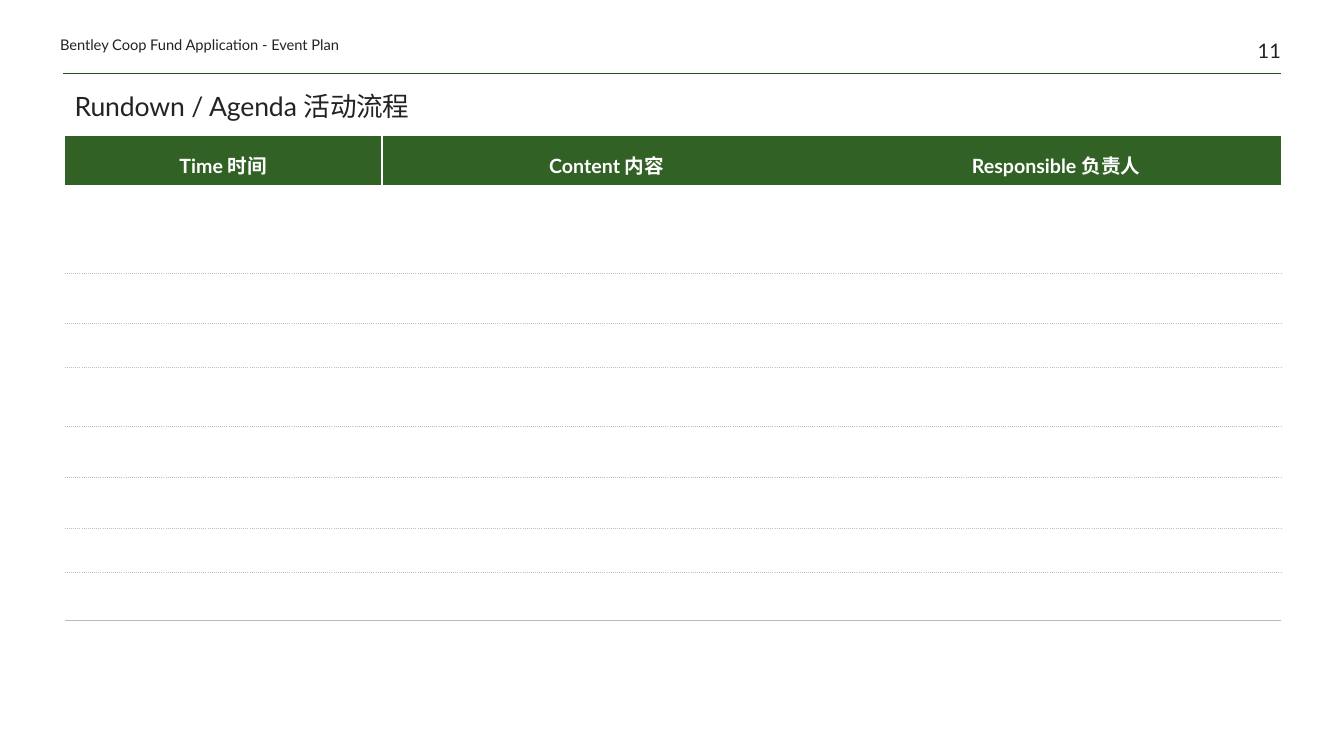
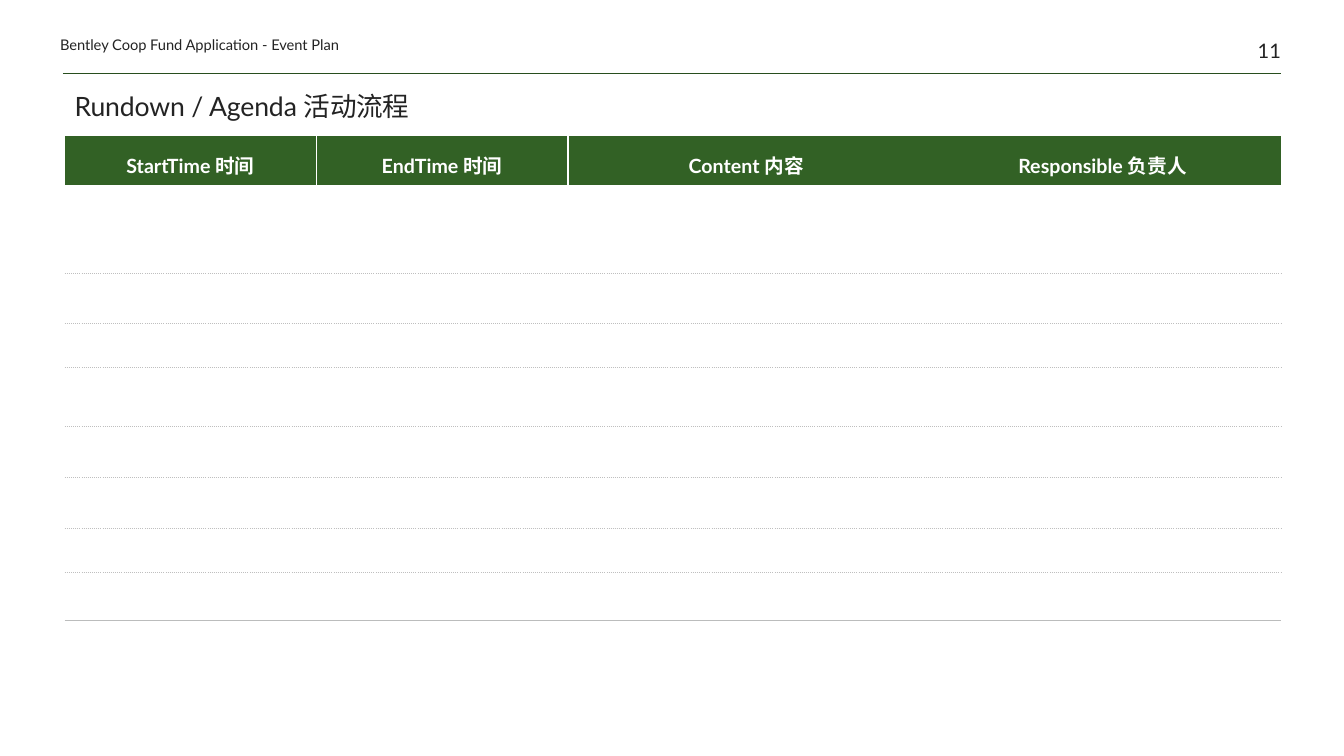
Before and after one commit to Yrtech-Tony/com.yrtech.Bentley.API.Upgrade, a slide deck: slide 11 of com.yrtech.bentleyAPI/com.yrtech.InventoryAPI/template/PlanOffLine.pptx. Drawn at 1344x756 pixels with LibreOffice and Linux fonts; fonts in the diff are those of the drawing. Boxes give left, top, right and bottom in pixels: in the first picture for what was removed or moved away, otherwise in the second. Text is boxed around its words. In the diff, an @@ line names an element or a change of style, - is before the commit and + after.

```diff
--- a/com.yrtech.bentleyAPI/com.yrtech.InventoryAPI/template/PlanOffLine.pptx
+++ b/com.yrtech.bentleyAPI/com.yrtech.InventoryAPI/template/PlanOffLine.pptx
@@ table at [65,136,1282,634] @@
-column 1: Time 时间 |  |  |  |  |  |  |  | 
+column 1: StartTime 时间 |  |  |  |  |  |  |  | 
+column 2: EndTime 时间 |  |  |  |  |  |  |  | 
```
Also in this commit, not shown: 12 other files.
